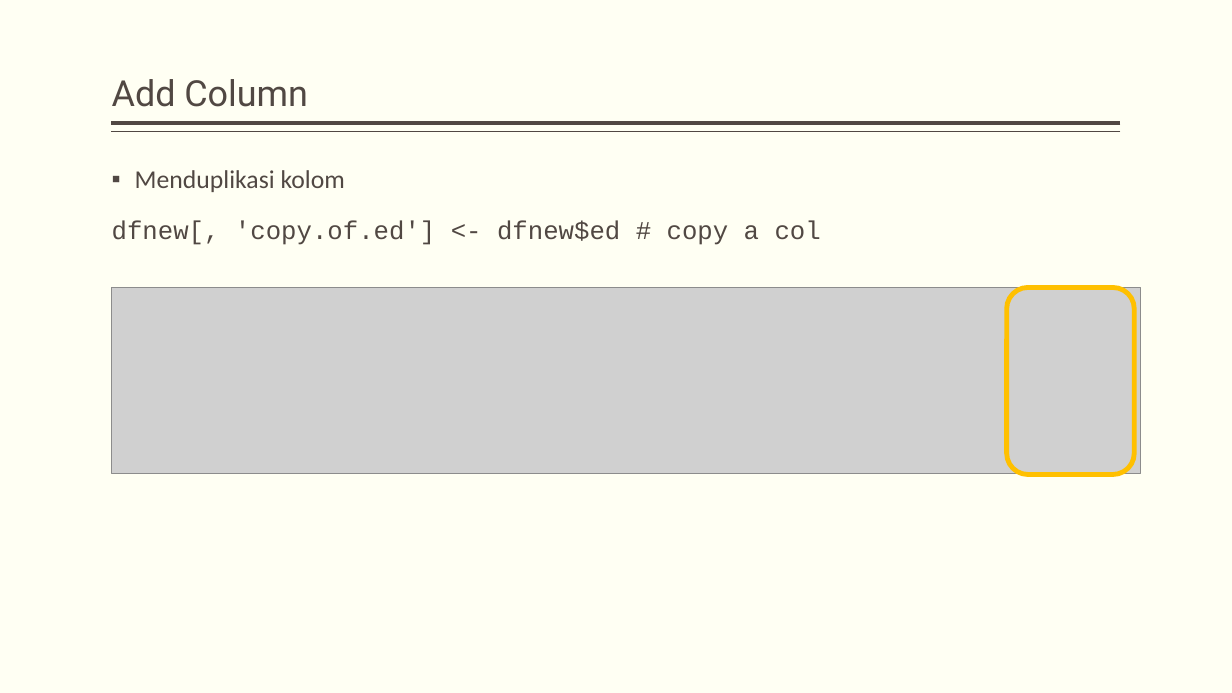
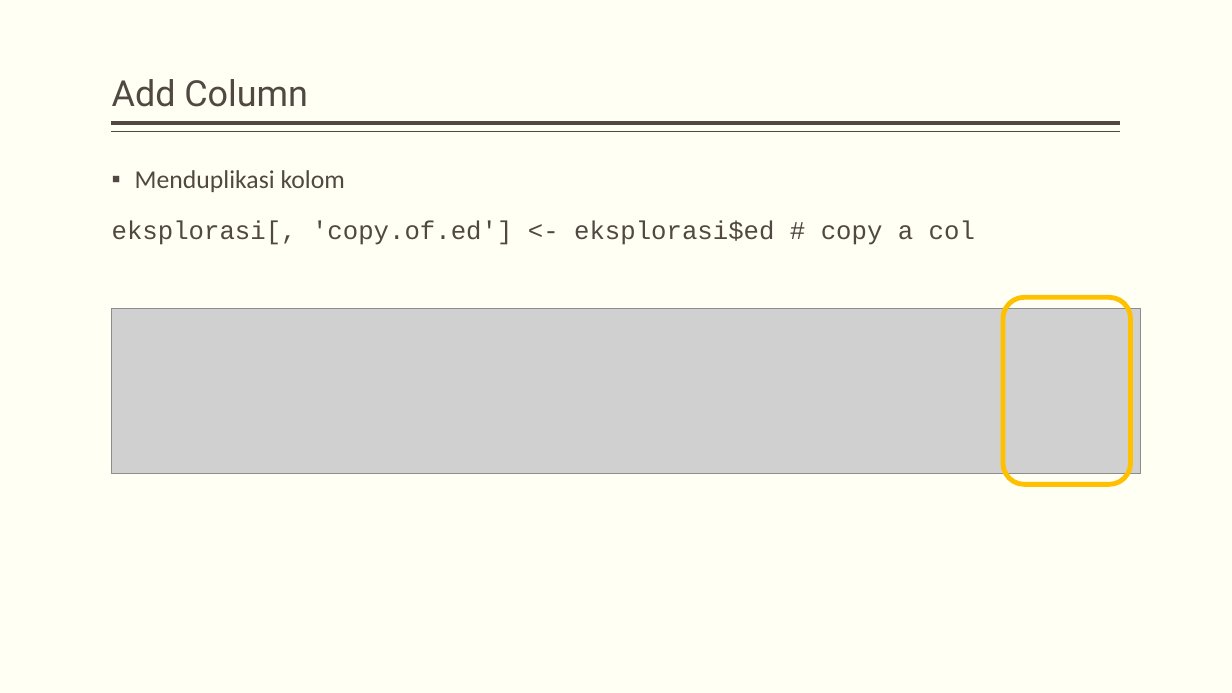
Before and after one commit to dewikiswani/ganesha--R, a slide deck: slide 74 of 201907 -- Pelatihan R ganesha - day1.pptx (slide 72 before the commit). Drawn at 1232x693 pixels with LibreOffice and Linux fonts; fonts in the diff are those of the drawing; grey boxes stand for pictures. Boxes give left, top, right and bottom in pixels: in the first picture for what was removed or moved away, otherwise in the second. Text is boxed around its words. In the diff, an @@ line names an element or a change of style, - is before the commit and + after.

```diff
--- a/201907 -- Pelatihan R ganesha - day1.pptx
+++ b/201907 -- Pelatihan R ganesha - day1.pptx
@@ text at <box>112,220,975,245</box>: text changed @@
-dfnew[, 'copy.of.ed'] <- dfnew$ed # copy a col
+eksplorasi[, 'copy.of.ed'] <- eksplorasi$ed # copy a col
@@ rounded rectangle: place and size @@
-rounded rectangle at <box>1006,287,1134,474</box>
+rounded rectangle at <box>1003,298,1130,484</box>
@@ picture: place and size @@
-picture at <box>112,287,1141,473</box>
+picture at <box>112,309,1141,474</box>
```
Also in this commit, not shown: 52 other slides changed, 3 slides added.
